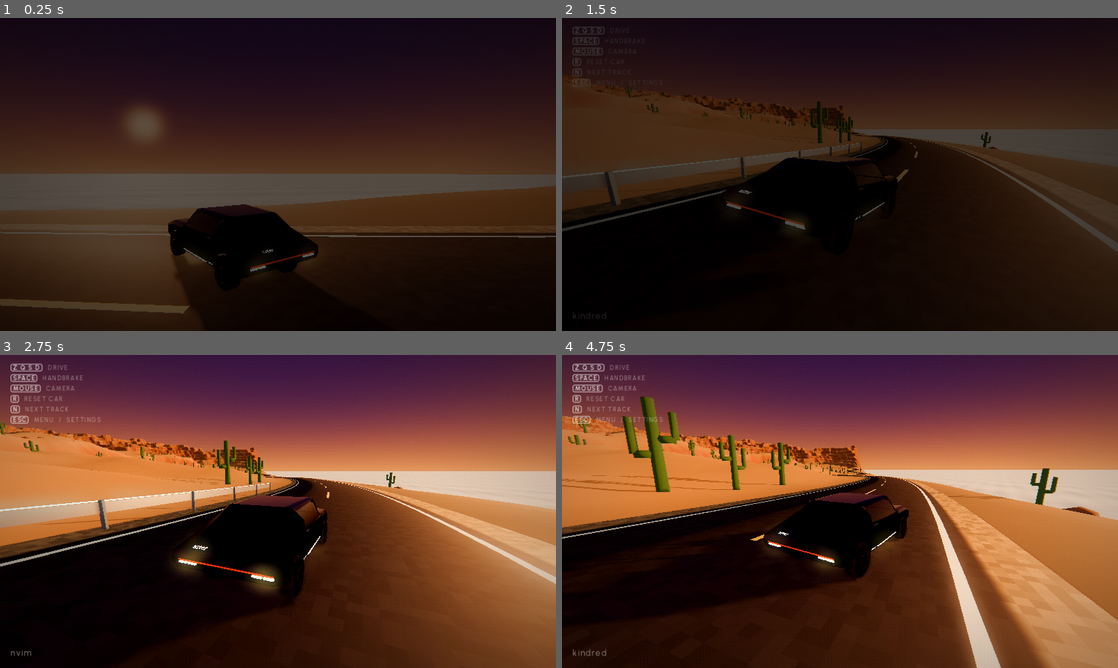
Above: before the commit, frames 1-4 (two rows, left to right).
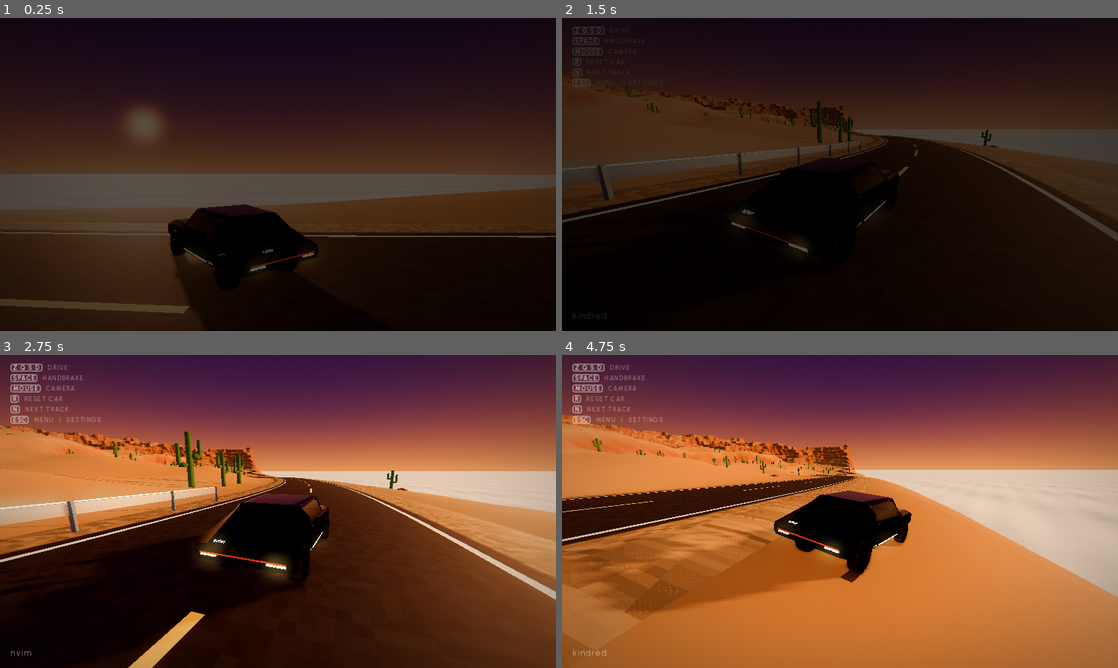
Above: after the commit, the same moments.

Repository: AdamAbdennadher/aster
Game: Godot game, scene res://menu.tscn
Two runs of this game, one before a commit and one after it. Both use one fixed random seed, a clock stepped at 60 frames per second and the inputs below.
Inputs (mouse positions are in pixels of both pictures, inside the frame that each line leads up to):
- Up to frame 1 (0.25 s): no input
- Up to frame 2 (1.5 s): tap Enter at 0.5 s; move the mouse to (962, 158) at 0.52 s; hold D (steer_right) 0.53-1.28 s; hold N (next_track) 0.53-1.28 s; click (962, 158) at 0.67 s; move the mouse to (812, 174) at 1.27 s; hold W (accelerate) from 1.28 s (still down); tap N (next_track) at 1.35 s
- Up to frame 3 (2.75 s): keep holding W (accelerate); move the mouse to (289, 505) at 2.02 s; hold N (next_track) from 2.03 s (still down)
- Up to frame 4 (4.75 s): keep holding W (accelerate); move the mouse to (834, 517) at 2.77 s; release N (next_track) at 2.78 s; tap N (next_track) at 2.85, 4.35 s; move the mouse to (878, 514) at 3.52 s; hold N (next_track) 3.53-4.28 s; move the mouse to (795, 508) at 4.27 s

The runs differ from the first frame. In frame 1, 0.2% of the frame differs, in the area x 32-100%, y 53-76%; in frame 2, 3.8%; in frame 3, 24%; in frame 4, 54%, in the area x 0-100%, y 13-100%.

Commit message:
fixes

Diff:
--- a/menu.gd
+++ b/menu.gd
@@ -16,7 +16,8 @@
 var _time := 0.0
 
 var _title: Label
-var _play: Control
+var _play: Control            # holds the play and exit buttons
+var _play_button: NeonButton
 var _maps: Control
 var _back: Control
 var _in_select := false
@@ -99,7 +100,18 @@
 	play.text = "play"
 	play.text_size = 20
 	play.pressed.connect(_show_select)
-	_play = _centered(panel, play, 200)
+	_play_button = play
+	var quit := NeonButton.new()
+	quit.text = "exit"
+	quit.text_size = 13
+	quit.rest_alpha = 0.4
+	quit.pressed.connect(get_tree().quit)
+	var buttons := VBoxContainer.new()
+	buttons.alignment = BoxContainer.ALIGNMENT_CENTER
+	buttons.add_theme_constant_override("separation", 6)
+	buttons.add_child(play)
+	buttons.add_child(quit)
+	_play = _centered(panel, buttons, 200)
 
 	var list := VBoxContainer.new()
 	list.add_theme_constant_override("separation", 14)
@@ -142,7 +154,7 @@
 	t.tween_property(_title, "offset_top", _title.offset_top - 10, 1.4).set_delay(0.4).set_trans(Tween.TRANS_CUBIC).set_ease(Tween.EASE_OUT)
 	t.tween_property(_play, "modulate:a", 1.0, 0.8).set_delay(1.3)
 	# focus right away (not at the end of the intro) so A / Enter work immediately with a controller
-	_play.get_child(0).grab_focus.call_deferred()
+	_play_button.grab_focus.call_deferred()
 
 
 func _show_select() -> void:
@@ -156,7 +168,7 @@
 func _show_title() -> void:
 	_in_select = false
 	_animate(false)
-	_play.get_child(0).grab_focus()
+	_play_button.grab_focus()
 
 
 func _animate(to_select: bool) -> void:
--- a/test.tscn
+++ b/test.tscn
@@ -169,7 +169,7 @@
 directional_shadow_max_distance = 150.0
 
 [node name="Car" parent="." unique_id=2073425122 instance=ExtResource("1_37kl0")]
-transform = Transform3D(-1, 0, 0, 0, 1, 0, 0, 0, -1, 0, 1, 0)
+transform = Transform3D(-1, 0, 0, 0, 1, 0, 0, 0, -1, 0, 0.68, 0)
 
 [node name="Ground" type="StaticBody3D" parent="." unique_id=2095594427]
 transform = Transform3D(1, 0, 0, 0, 1, 0, 0, 0, 1, 0, -0.5, 0)
--- a/track.gd
+++ b/track.gd
@@ -32,6 +32,7 @@
 @export var verge_width := 1.2            ## gravel/snow strip on each side of the road
 @export var guardrail_curvature := 0.014  ## 1/m, corners tighter than ~70 m radius get a rail on the outside
 @export var spawn_sample := 5             ## where the car starts along the road (1 sample = 2 m)
+@export var spawn_height := 0.68           ## car body height above the road at spawn (it rests at about 0.65, so it barely drops)
 
 @export_group("Terrain")
 @export var map_size := 1400.0
@@ -352,8 +353,9 @@
 			_find_nearest(x, z)
 			var h := nat
 			if _nearest_dist < INF:
-				var blend := smoothstep(road_half + 1.5, road_half + 28.0, _nearest_dist)
-				h = lerpf(samples[_nearest_index].y - 0.3, nat, blend)
+				# flat just under the road, and over the end of its rounded shoulder (which dips to -0.45 m, 3 m out)
+				var blend := smoothstep(road_half + 3.5, road_half + 28.0, _nearest_dist)
+				h = lerpf(samples[_nearest_index].y - 0.35, nat, blend)
 			_heights[iz * n + ix] = h
 			near_road[iz * n + ix] = _nearest_dist
 
@@ -425,9 +427,22 @@
 	st.begin(Mesh.PRIMITIVE_TRIANGLES)
 	var half := road_width * 0.5 + verge_width
 	var count := samples.size()
-	# Per row: outer skirt, left edge, center, right edge, outer skirt (UV.x = meters from center, UV.y = distance)
-	var lateral := [-half - 0.6, -half, 0.0, half, half + 0.6]
-	var drop := [-1.5, 0.0, 0.0, 0.0, -1.5]
+	# Per row, from left to right: hidden skirt, rounded shoulder, road edge, center, road edge, rounded shoulder, hidden skirt.
+	# The shoulder eases down 30 cm (to the terrain level next to the road) over 2.5 m, so driving back onto
+	# the road is a gentle slope instead of a step. UV.x = meters from center, UV.y = distance along the road.
+	var shoulder := [1.0, 2.0, 3.0]
+	var lateral := [-half - 3.8]
+	var drop := [-1.2]
+	for k in range(shoulder.size() - 1, -1, -1):
+		lateral.append(-half - shoulder[k])
+		drop.append(_shoulder_drop(shoulder[k] / shoulder[-1]))
+	lateral.append_array([-half, 0.0, half])
+	drop.append_array([0.0, 0.0, 0.0])
+	for k in shoulder.size():
+		lateral.append(half + shoulder[k])
+		drop.append(_shoulder_drop(shoulder[k] / shoulder[-1]))
+	lateral.append(half + 3.8)
+	drop.append(-1.2)
 	for i in count + 1:
 		var k := i % count
 		var c := samples[k]
@@ -462,6 +477,11 @@
 		mat.set_shader_parameter("dirt_color", Color(0.55, 0.55, 0.6))
 	mesh.surface_set_material(0, mat)
 	_add_static_mesh("Road", mesh)
+
+
+# 0 at the road edge, -0.45 m at the end of the shoulder, with a smooth (cosine) curve in between
+func _shoulder_drop(t: float) -> float:
+	return -0.45 * (1.0 - cos(PI * clampf(t, 0.0, 1.0))) * 0.5
 
 
 func _road_shader() -> Shader:
@@ -931,7 +951,7 @@
 	var i := clampi(spawn_sample, 0, samples.size() - 1)
 	var forward := Vector3(tangents[i].x, 0.0, tangents[i].z).normalized()
 	# The VehicleBody3D drives along +Z, looking_at points -Z at the target
-	car_root.global_transform = Transform3D(Basis.looking_at(-forward, Vector3.UP), samples[i] + Vector3.UP * 1.0)
+	car_root.global_transform = Transform3D(Basis.looking_at(-forward, Vector3.UP), samples[i] + Vector3.UP * spawn_height)
 	var car := car_root.get_node_or_null("Car")
 	if car:
 		car.spawn_transform = car.global_transform
